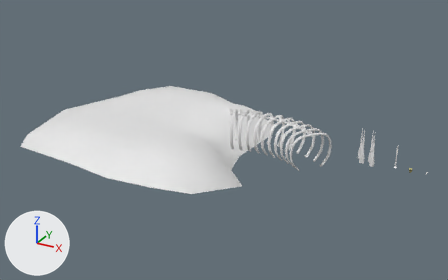
The FBX model Assets/Meshes/Castelo.fbx: old version first, new version second.
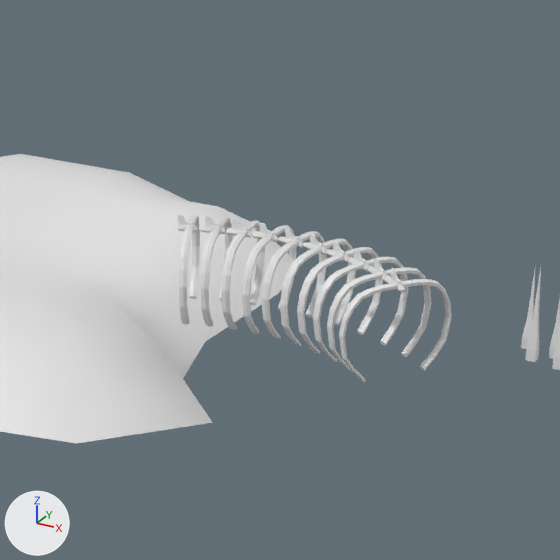
The first picture shows the older version from a 50 mm camera at (2.93, -18.85, 9.03) aimed at (-7.55, 0.21, -0.49). The close-ups show both versions on the part from 36% to 83% of the width and 10% to 85% of the height of that picture; other places that the commit changed are outside them. Every picture has the same lights, and +X, +Y and +Z are marked at lower left. Where no turn or scale is listed for an object, it has been applied to the vertices.

Names of what the first close-up shows: 'Espinhos', 'EsqueleGrande', 'Lava_Ilha'.
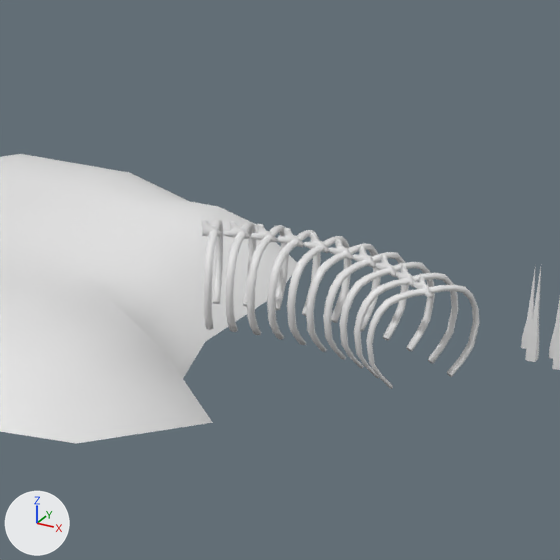
The change, as a list of edits to the scene's bpy script:
```text
Change me_esquelegrande:
    where me_esquelegrande.from_pydata(...)  # 1654 vertices, 1604 faces; spans x -1.99..1.99, y -1.81..0.31, z -0.16..1.23
    used by ob_esquelegrande; location = (-5.0, 0.0, 0.0)
    me_esquelegrande part 1: edges marked sharp go from 2639 to 0
Change ob_esquelegrande:
    ob_esquelegrande.location: (-5.0, 0.0, 0.0) -> (-4.64, 0.0, 0.0)
```

Location of each change, [x1, y1, x2, y2] in pixels of the close-ups (560 x 560 px):
'EsqueleGrande', moved
    before: [177, 215, 452, 382]
    after: [201, 219, 479, 389]
